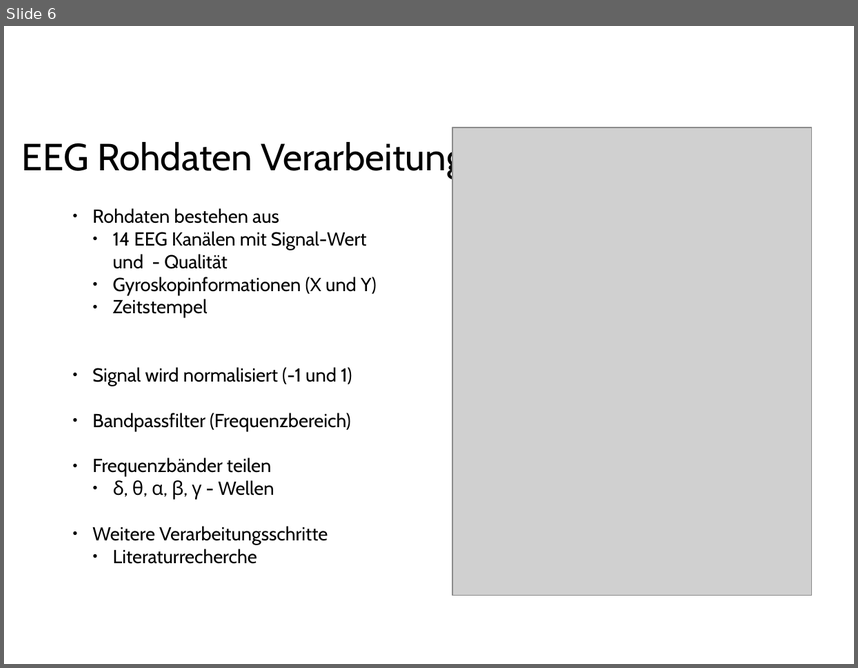
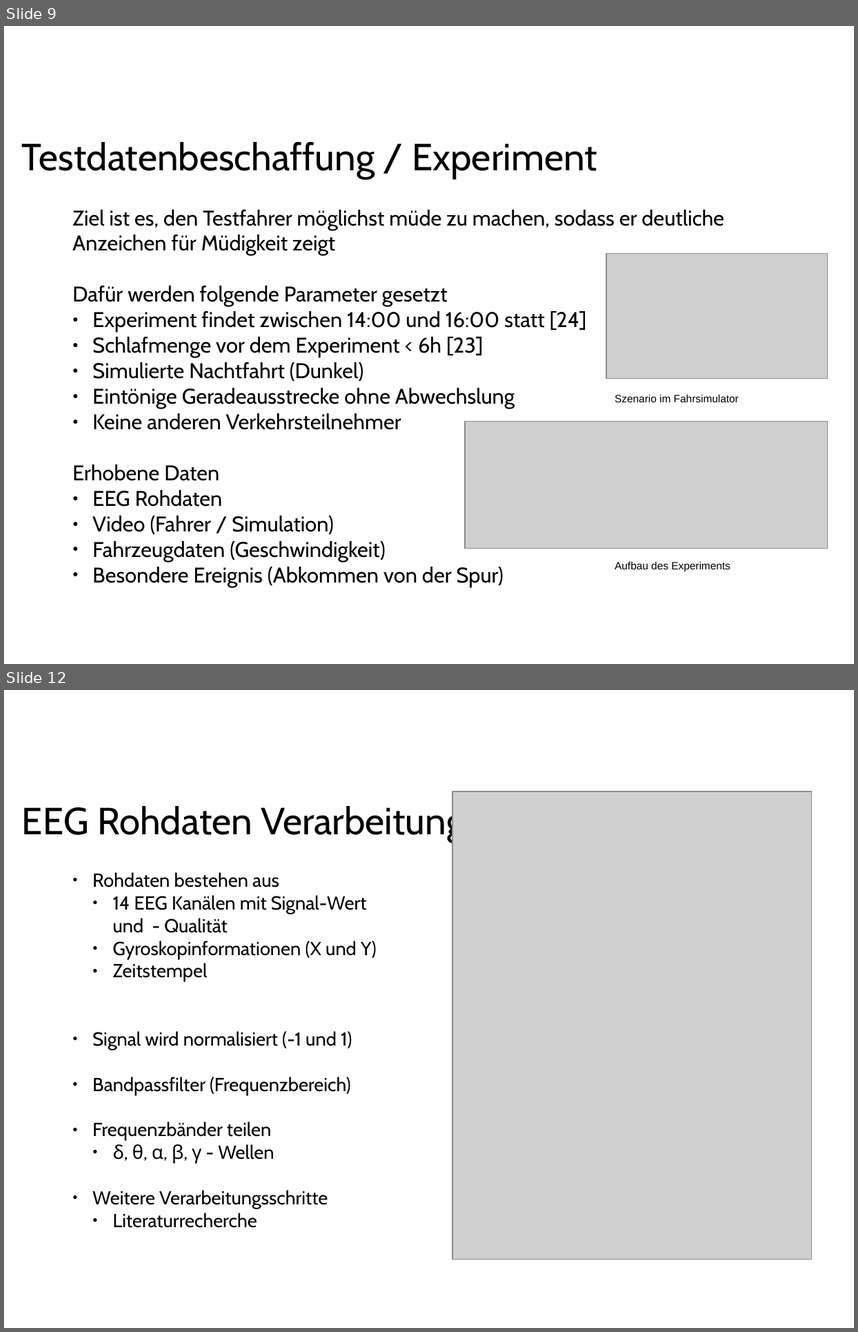
Before and after one commit to ppasler/current-adas, a slide deck: project/presentation/Praesentation_PoSDBoS_Pasler.odp. Shown one above the other, each under a label of ours: slide 6 before the commit, slides 9 and 12 after it; the slides between them are not shown. The pictures are 858x668 and 858x1332 pixels, drawn with LibreOffice and Linux fonts; fonts in the diff are those of the drawing; grey boxes stand for pictures; background and template pictures are left out. Boxes give left, top, right and bottom in pixels: in the first picture for what was removed or moved away, otherwise in the second. Text is boxed around its words. In the diff, an @@ line names an element or a change of style, - is before the commit and + after.

```diff
--- a/project/presentation/Praesentation_PoSDBoS_Pasler.odp
+++ b/project/presentation/Praesentation_PoSDBoS_Pasler.odp
@@ slide 9 added at [4, 26, 854, 664], background #FFFFFF @@
@@ text added at [22, 142, 597, 178], 32 pt, text #000000 @@
+Testdatenbeschaffung / Experiment
@@ text added at [72, 210, 724, 587], 18 pt, text #000000 @@
+Ziel ist es, den Testfahrer möglichst müde zu machen, sodass er deutliche Anzeichen für Müdigkeit zeigt
+Dafür werden folgende Parameter gesetzt
+● Experiment findet zwischen 14:00 und 16:00 statt [24]
+● Schlafmenge vor dem Experiment < 6h [23]
+● Simulierte Nachtfahrt (Dunkel)
+● Eintönige Geradeausstrecke ohne Abwechslung
+● Keine anderen Verkehrsteilnehmer
+Erhobene Daten
+● EEG Rohdaten
+● Video (Fahrer / Simulation)
+● Fahrzeugdaten (Geschwindigkeit)
+● Besondere Ereignis (Abkommen von der Spur)
@@ picture added at [606, 254, 828, 379] @@
@@ text added at [615, 394, 739, 402], 9 pt, text #000000 @@
+Szenario im Fahrsimulator
@@ picture added at [465, 421, 827, 549] @@
@@ text added at [615, 561, 731, 571], 9 pt, text #000000 @@
+Aufbau des Experiments
@@ what was slide 6 is now slide 12 @@
```
Also in this commit, not shown: 2 slides changed, 7 other slides added, 5 slides removed.
